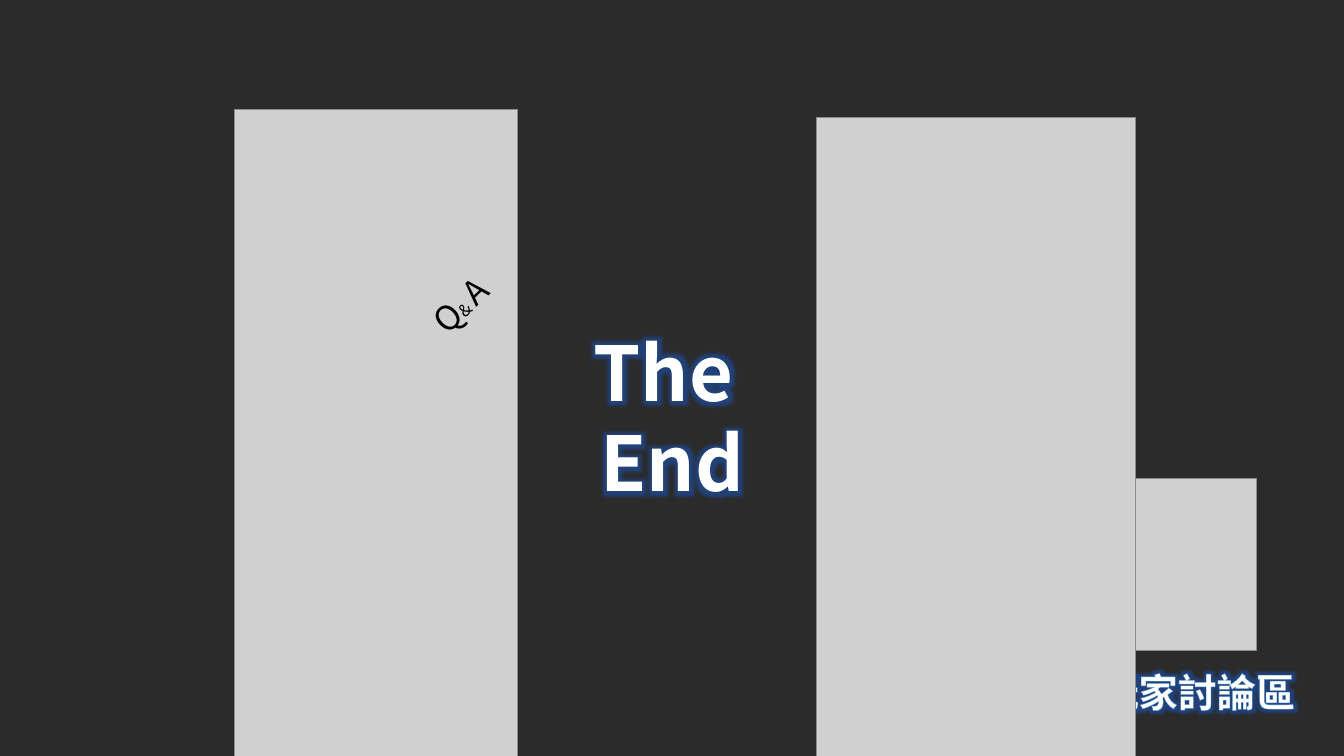
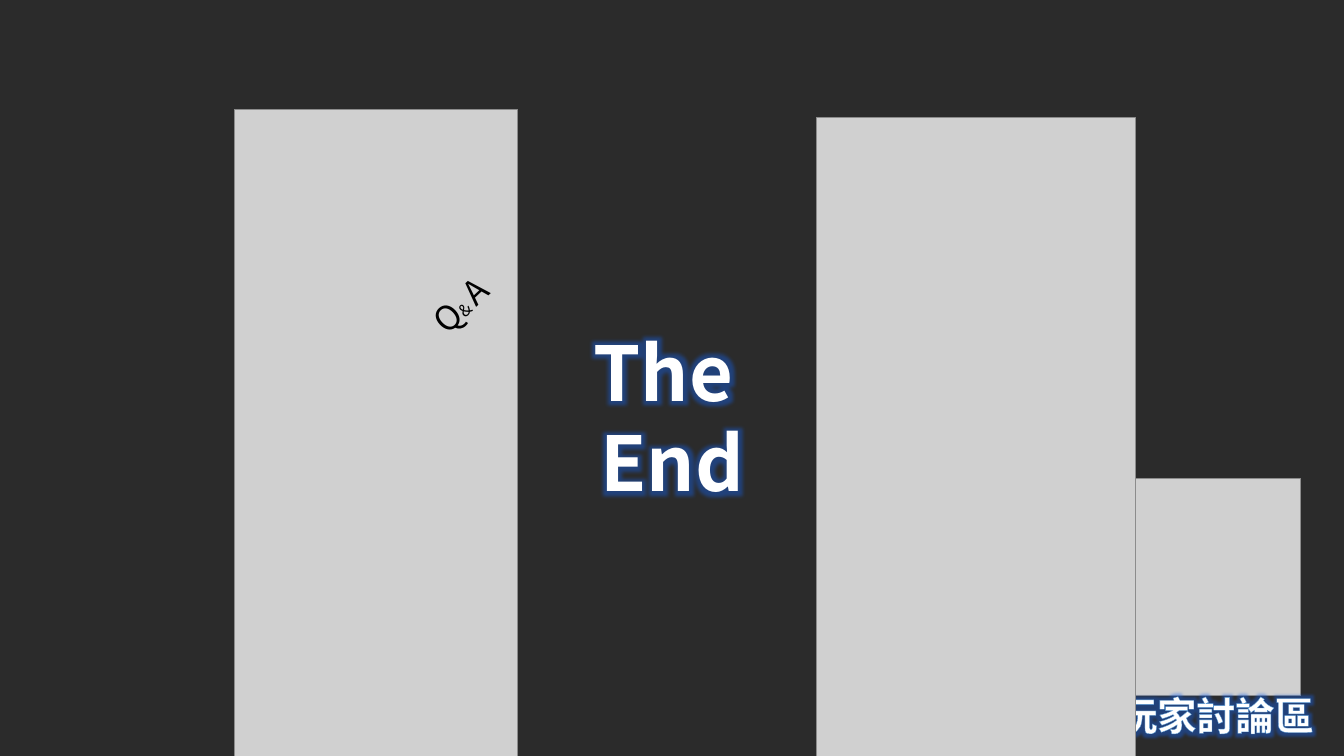
Before and after one commit to DJSBTimTW/DJSBTimTW-python_selenium, a slide deck: slide 13 of GC遊戲後台分析爬蟲 (1).pptx (slide 11 before the commit). Drawn at 1344x756 pixels with LibreOffice and Linux fonts; fonts in the diff are those of the drawing; grey boxes stand for pictures; background and template pictures are left out; a plain dark background stands for a picture behind light text. Boxes give left, top, right and bottom in pixels: in the first picture for what was removed or moved away, otherwise in the second. Text is boxed around its words. In the diff, an @@ line names an element or a change of style, - is before the commit and + after.

```diff
--- a/GC遊戲後台分析爬蟲 (1).pptx
+++ b/GC遊戲後台分析爬蟲 (1).pptx
@@ picture resized from (x1=1085, y1=479, x2=1257, y2=651) to (x1=1085, y1=479, x2=1302, y2=696) @@
@@ text "GC玩家討論區" moved from (x1=1046, y1=667, x2=1295, y2=718) to (x1=1064, y1=690, x2=1313, y2=741) @@
```
Also in this commit, not shown: 4 other slides changed, 5 slides added, 3 slides removed, 1 other file.
